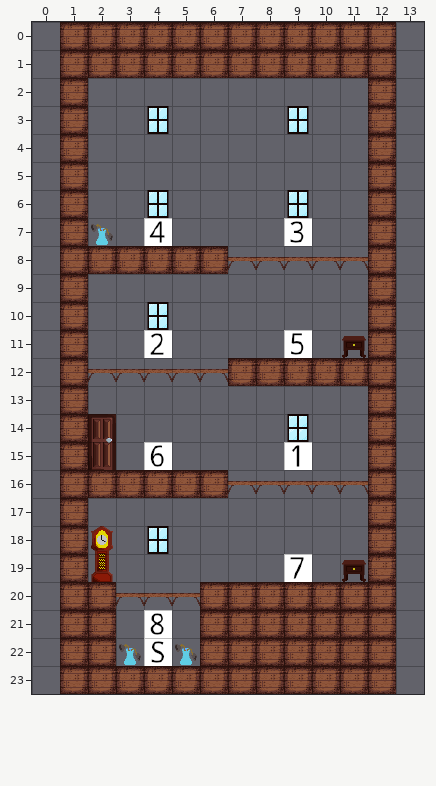
A Tiled map gets an edit: editor/LevelWeaveRedux.tmx. The picture above is the old version.
Cells are 32x32 px. Shown: x 0..13, y 0..23. The old version is drawn lined up with the new one.
Once edited:
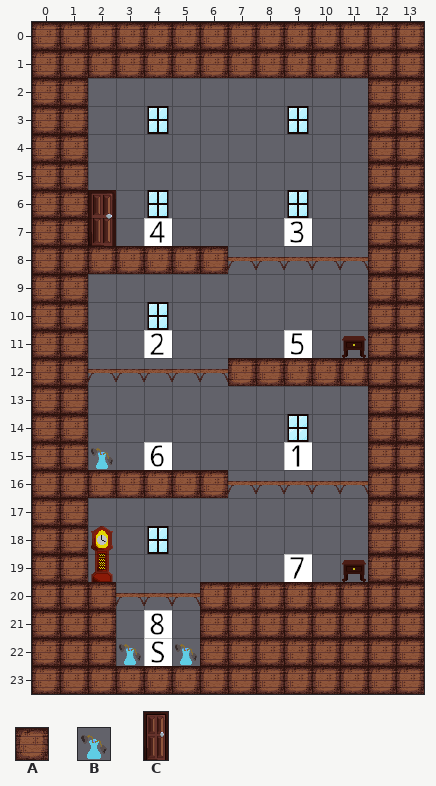
Key: from "Base": A 1 "block", B 21 "vase", C 23 "door".
_ is an empty cell.
The exact change:
{"change": "map size 18x24 -> 14x24 cells (old content now starts at -2,0; both pictures use the new coordinates)"}
{"where": "layer \"Tile Layer 1\""}
{"y":0,"x":0,"old":"_","new":"A"}
{"y":0,"x":13,"old":"_","new":"A"}
{"y":1,"x":0,"old":"_","new":"A"}
{"y":1,"x":13,"old":"_","new":"A"}
{"y":2,"x":0,"old":"_","new":"A"}
{"y":2,"x":13,"old":"_","new":"A"}
{"y":3,"x":0,"old":"_","new":"A"}
{"y":3,"x":13,"old":"_","new":"A"}
{"y":4,"x":0,"old":"_","new":"A"}
{"y":4,"x":13,"old":"_","new":"A"}
{"y":5,"x":0,"old":"_","new":"A"}
{"y":5,"x":13,"old":"_","new":"A"}
{"y":6,"x":0,"old":"_","new":"A"}
{"y":6,"x":13,"old":"_","new":"A"}
{"y":7,"x":0,"old":"_","new":"A"}
{"y":7,"x":2,"old":"B","new":"C"}
{"y":7,"x":13,"old":"_","new":"A"}
{"y":8,"x":0,"old":"_","new":"A"}
{"y":8,"x":13,"old":"_","new":"A"}
{"y":9,"x":0,"old":"_","new":"A"}
{"y":9,"x":13,"old":"_","new":"A"}
{"y":10,"x":0,"old":"_","new":"A"}
{"y":10,"x":13,"old":"_","new":"A"}
{"y":11,"x":0,"old":"_","new":"A"}
{"y":11,"x":13,"old":"_","new":"A"}
{"y":12,"x":0,"old":"_","new":"A"}
{"y":12,"x":13,"old":"_","new":"A"}
{"y":13,"x":0,"old":"_","new":"A"}
{"y":13,"x":13,"old":"_","new":"A"}
{"y":14,"x":0,"old":"_","new":"A"}
{"y":14,"x":13,"old":"_","new":"A"}
{"y":15,"x":0,"old":"_","new":"A"}
{"y":15,"x":2,"old":"C","new":"B"}
{"y":15,"x":13,"old":"_","new":"A"}
{"y":16,"x":0,"old":"_","new":"A"}
{"y":16,"x":13,"old":"_","new":"A"}
{"y":17,"x":0,"old":"_","new":"A"}
{"y":17,"x":13,"old":"_","new":"A"}
{"y":18,"x":0,"old":"_","new":"A"}
{"y":18,"x":13,"old":"_","new":"A"}
{"y":19,"x":0,"old":"_","new":"A"}
{"y":19,"x":13,"old":"_","new":"A"}
{"y":20,"x":0,"old":"_","new":"A"}
{"y":20,"x":13,"old":"_","new":"A"}
{"y":21,"x":0,"old":"_","new":"A"}
{"y":21,"x":13,"old":"_","new":"A"}
{"y":22,"x":0,"old":"_","new":"A"}
{"y":22,"x":13,"old":"_","new":"A"}
{"y":23,"x":0,"old":"_","new":"A"}
{"y":23,"x":13,"old":"_","new":"A"}
{"label":"added","picture_box":[32,22,60,694]}
{"label":"added","picture_box":[396,22,424,694]}
{"label":"changed","picture_box":[88,190,116,246]}
{"label":"changed","picture_box":[88,414,116,470]}
